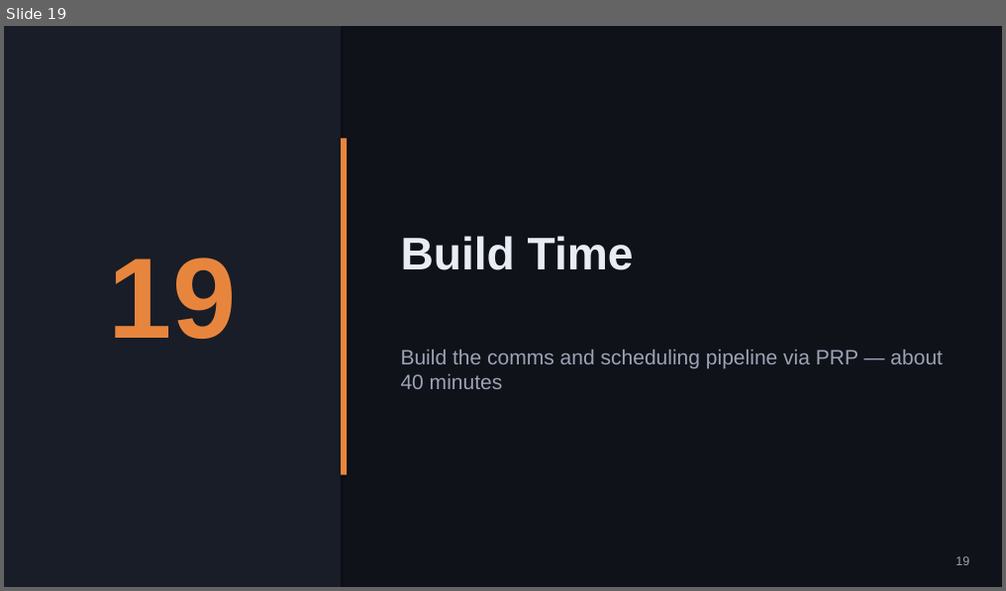
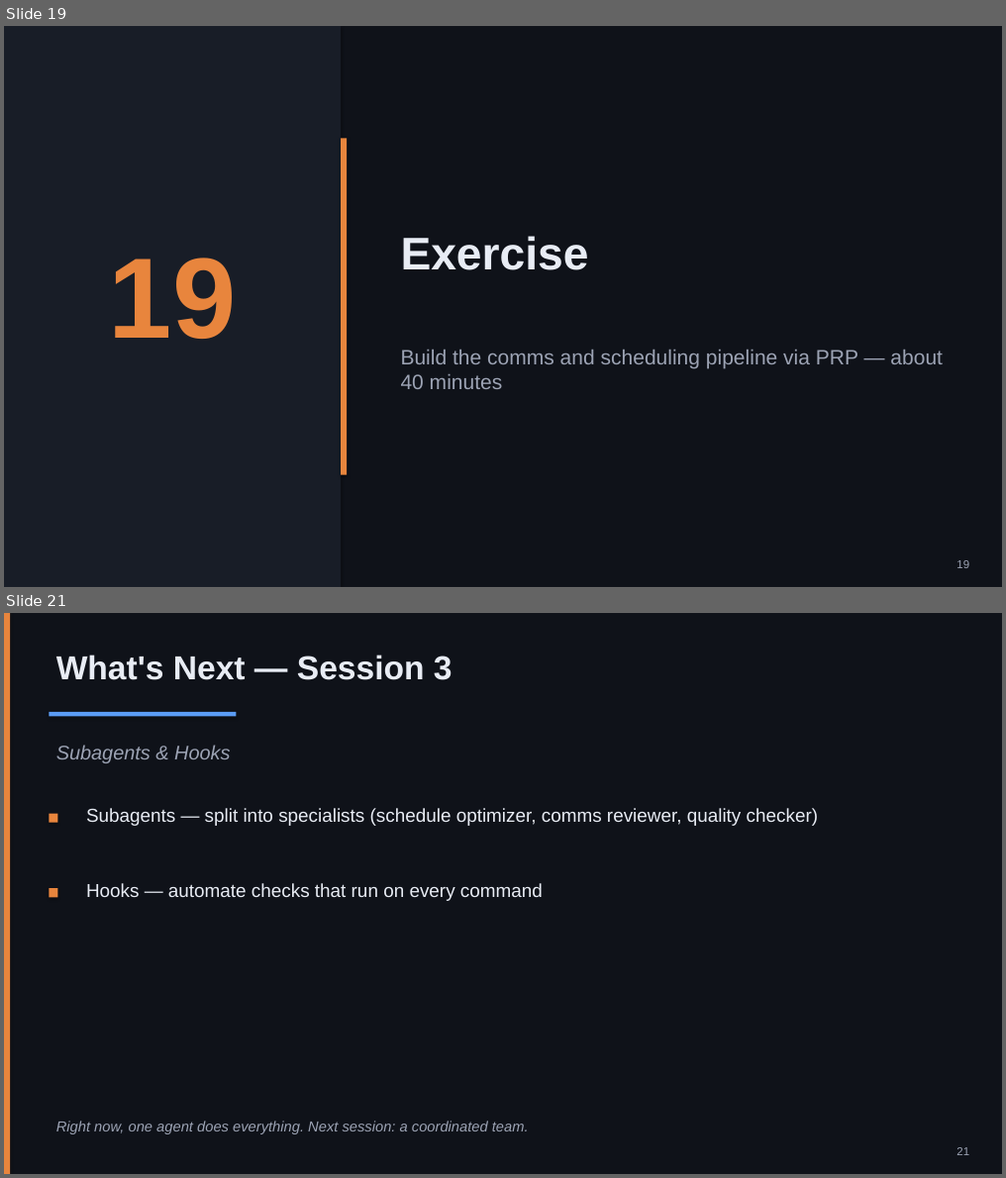
Before and after one commit to nickyeager/tucson-claude-code-meetup, a slide deck: slides/session-2-context-engineering.pptx. Shown one above the other, each under a label of ours: slide 19 before the commit, slides 19 and 21 after it; the slides between them are not shown. The pictures are 1006x591 and 1006x1178 pixels, drawn with LibreOffice and Linux fonts; fonts in the diff are those of the drawing. Boxes give left, top, right and bottom in pixels: in the first picture for what was removed or moved away, otherwise in the second. Text is boxed around its words. In the diff, an @@ line names an element or a change of style, - is before the commit and + after.

```diff
--- a/slides/session-2-context-engineering.pptx
+++ b/slides/session-2-context-engineering.pptx
@@ slide 21 added at [4,613,1002,1174], background #0F1219 @@
@@ rectangle added at [4,613,10,1174], fill #E8853D @@
@@ text added at [56,655,452,680], 32 pt, text #E8ECF4, bold @@
+What's Next — Session 3
@@ rectangle added at [49,712,236,716], fill #5B9CF5 @@
@@ text added at [56,745,230,763], 19 pt, text #9CA3B4, italic @@
+Subagents & Hooks
@@ rectangle added at [49,814,57,823], fill #E8853D @@
@@ text added at [86,808,818,826], 18 pt, text #E8ECF4 @@
+Subagents — split into specialists (schedule optimizer, comms reviewer, quality checker)
@@ rectangle added at [49,888,57,897], fill #E8853D @@
@@ text added at [86,883,543,901], 18 pt, text #E8ECF4 @@
+Hooks — automate checks that run on every command
@@ text added at [56,1121,529,1135], 14 pt, text #9CA3B4, italic @@
+Right now, one agent does everything. Next session: a coordinated team.
@@ text added at [956,1148,969,1156], 11 pt, text #9CA3B4 @@
+21
@@ slide 19 changed as well @@
@@ text at [401,236,589,271]: text changed @@
-Build Time
+Exercise
@@ text "19" at [956,561,969,569]: size 12 to 11 pt @@
```
Also in this commit, not shown: 17 other slides changed, 3 other slides added, 4 slides removed, 2 other files.
